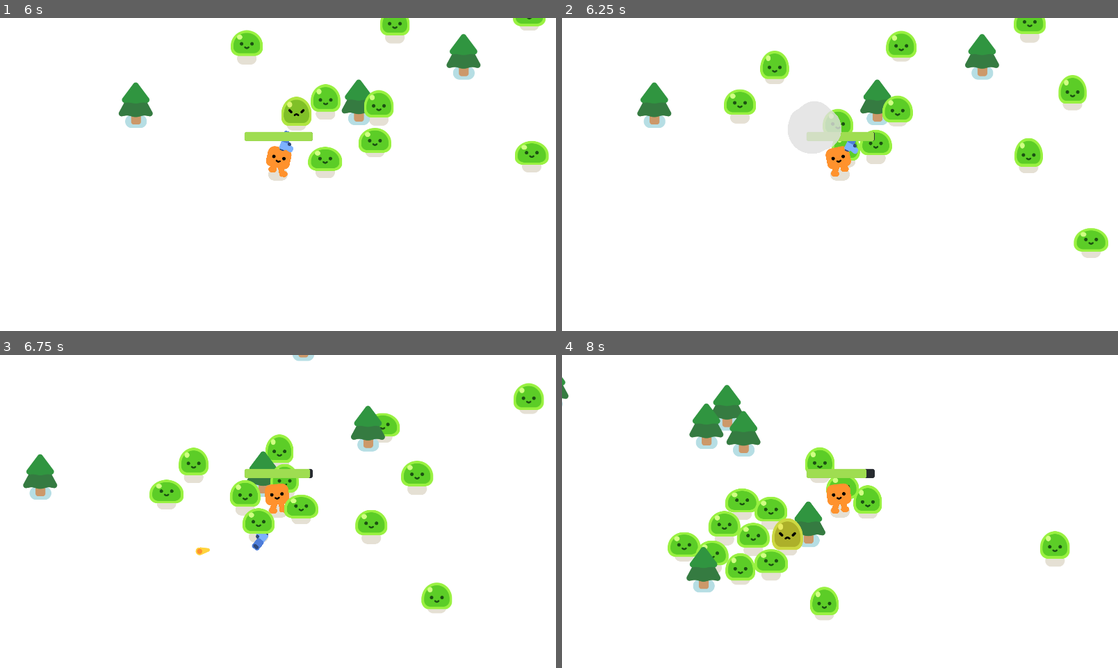
Above: before the commit, frames 1-4 (two rows, left to right).
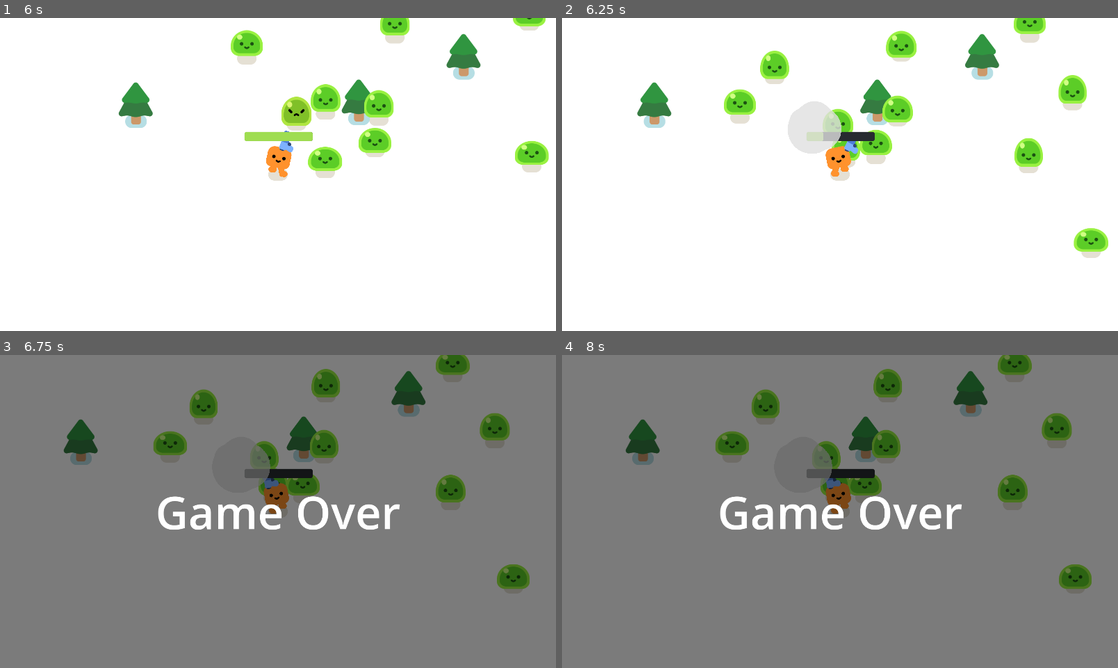
Above: after the commit, the same moments.

Repository: ishxa10/FinalProject
Game: Godot game, scene res://survivors_game.tscn
Same seed, same stepped clock (60 frames per second), same inputs: the game is played once before the commit and once after it.
Inputs:
- Up to frame 1 (6 s): tap Enter at 0.5 s; hold D (move_right) 0.53-1.28 s; hold S (move_down) 1.28-2.03 s; hold D (move_right) 2.03-2.78 s; hold W (move_up) 2.78-3.53 s; hold A (move_left) 3.53-5.03 s; hold S (move_down) 5.03-5.78 s; hold D (move_right) from 5.78 s (still down)
- Up to frame 2 (6.25 s): keep holding D (move_right)
- Up to frame 3 (6.75 s): release D (move_right) at 6.53 s; hold W (move_up) from 6.53 s (still down)
- Up to frame 4 (8 s): release W (move_up) at 7.28 s; hold D (move_right) from 7.28 s (still down)

Frame 1 is identical in both runs. In frame 2, 0.3% of the frame differs, in the area x 46-57%, y 36-40%; in frame 3, 99%; in frame 4, 99%, in the area x 0-100%, y 0-100%.

Commit message:
Add Game Over Screen

Diff:
--- a/player.gd
+++ b/player.gd
@@ -14,7 +14,7 @@
 	else:
 		%HappyBoo.play_idle_animation()
 
-	const DAMAGE_RATE = 5.0
+	const DAMAGE_RATE = 500.0
 	var overlapping_mobs = %HurtBox.get_overlapping_bodies()
 	if overlapping_mobs.size() > 0:
 		health -= DAMAGE_RATE * overlapping_mobs.size() * delta
--- a/survivors_game.gd
+++ b/survivors_game.gd
@@ -10,3 +10,8 @@
 
 func _on_timer_timeout():
 	spawn_mob()
+
+
+func _on_player_health_depleted():
+	%GameOver.visible = true
+	get_tree().paused = true
--- a/survivors_game.tscn
+++ b/survivors_game.tscn
@@ -62,4 +62,33 @@
 wait_time = 0.3
 autostart = true
 
+[node name="GameOver" type="CanvasLayer" parent="."]
+unique_name_in_owner = true
+visible = false
+
+[node name="ColorRect" type="ColorRect" parent="GameOver"]
+anchors_preset = 15
+anchor_right = 1.0
+anchor_bottom = 1.0
+grow_horizontal = 2
+grow_vertical = 2
+color = Color(0, 0, 0, 0.517647)
+
+[node name="Label" type="Label" parent="GameOver/ColorRect"]
+layout_mode = 1
+anchors_preset = 8
+anchor_left = 0.5
+anchor_top = 0.5
+anchor_right = 0.5
+anchor_bottom = 0.5
+offset_left = -43.5
+offset_top = -11.5
+offset_right = 43.5
+offset_bottom = 11.5
+grow_horizontal = 2
+grow_vertical = 2
+theme_override_font_sizes/font_size = 156
+text = "Game Over"
+
+[connection signal="health_depleted" from="Player" to="." method="_on_player_health_depleted"]
 [connection signal="timeout" from="Timer" to="." method="_on_timer_timeout"]
